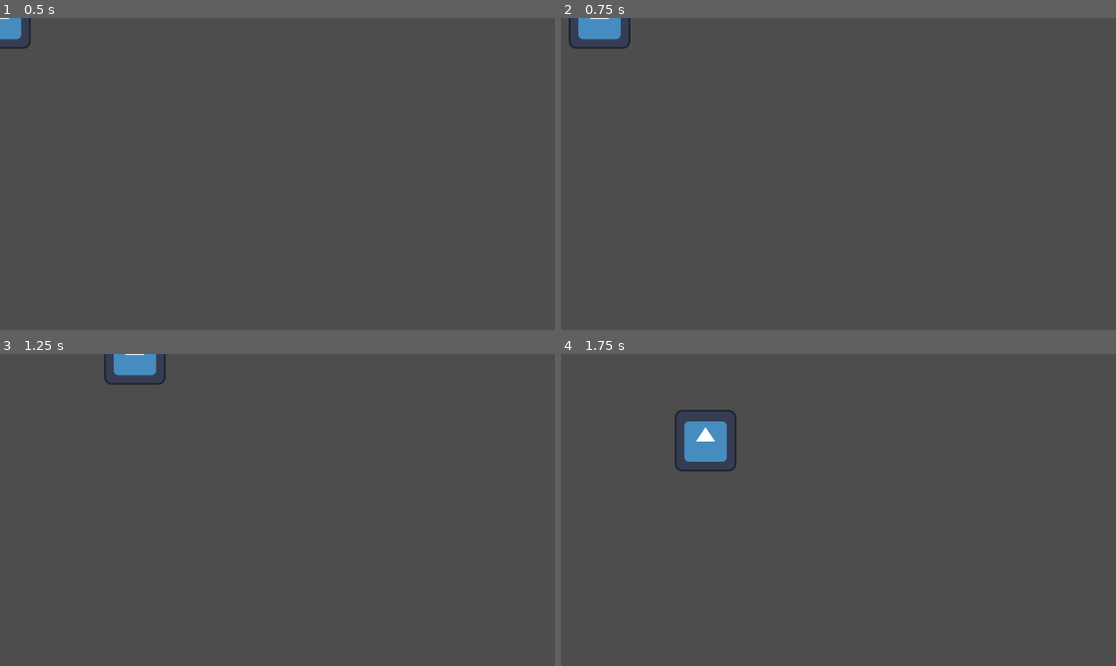
Above: before the commit, frames 1-4 (two rows, left to right).
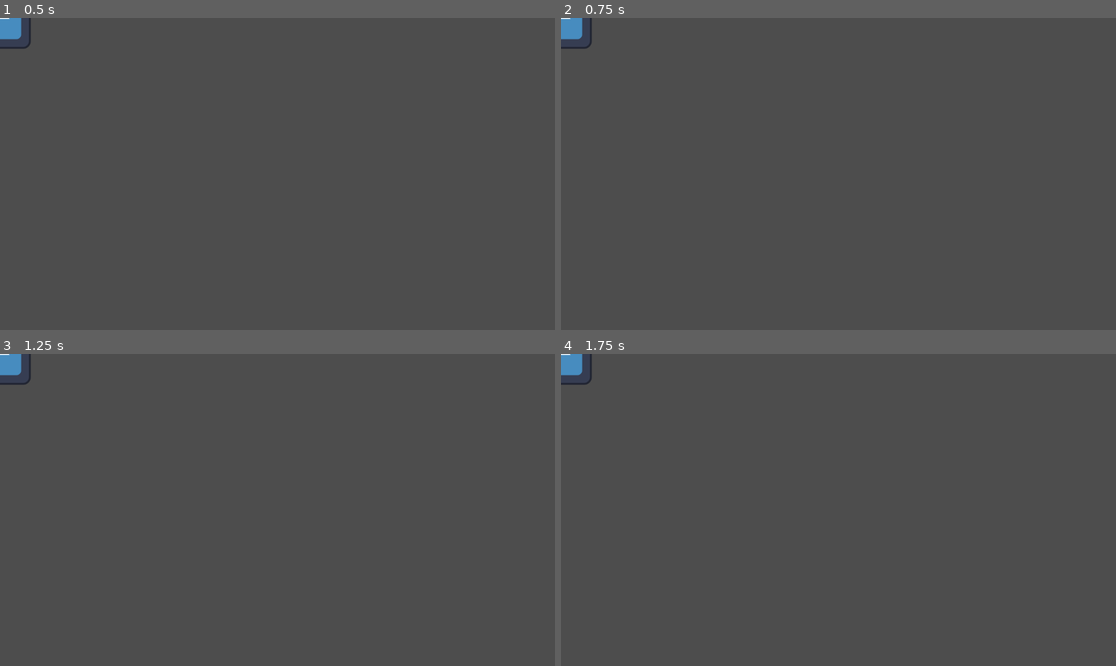
Above: after the commit, the same moments.

Repository: HanaAhmedMahmoud/Code-Blue
Game: Godot game, scene res://Scenes/PlayerScene.tscn
The game is run twice, just before and just after one commit, with the same random seed, the same clock (stepped at 60 frames per second) and the same inputs. The engine's default icon, where the game draws it, is replaced by a stand-in: a white triangle on a blue panel in a dark square.
Inputs:
- Up to frame 1 (0.5 s): no input
- Up to frame 2 (0.75 s): tap Enter at 0.5 s; hold D (right) from 0.53 s (still down)
- Up to frame 3 (1.25 s): keep holding D (right)
- Up to frame 4 (1.75 s): release D (right) at 1.28 s; hold S (down) from 1.28 s (still down)

Frame 1 is identical in both runs. In frame 2, 0.8% of the frame differs, in the area x 0-13%, y 0-10%; in frame 3, 1.0%; in frame 4, 1.6%, in the area x 0-32%, y 0-38%.

Commit message:
Angel - Change player node to CharacterBody2D

Diff:
--- a/Scenes/PlayerScene.tscn
+++ b/Scenes/PlayerScene.tscn
@@ -15,14 +15,14 @@
 }]
 
 [sub_resource type="RectangleShape2D" id="RectangleShape2D_hb2a6"]
-size = Vector2(122, 119)
+size = Vector2(119, 119)
 
-[node name="Area2D" type="Area2D"]
+[node name="Player" type="CharacterBody2D"]
 script = ExtResource("2_uxfj7")
 
 [node name="AnimatedSprite2D" type="AnimatedSprite2D" parent="."]
 sprite_frames = SubResource("SpriteFrames_cfhus")
 
 [node name="CollisionShape2D" type="CollisionShape2D" parent="."]
-position = Vector2(-1, -0.5)
+position = Vector2(0.5, -0.5)
 shape = SubResource("RectangleShape2D_hb2a6")
--- a/Scripts/Player.gd
+++ b/Scripts/Player.gd
@@ -23,9 +23,9 @@
 
 	if velocity.length() > 0:
 		velocity = velocity.normalized() * speed
-		$AnimatedSprite2D.play()
-	else:
-		$AnimatedSprite2D.stop()
+		#$AnimatedSprite2D.play()
+	#else:
+		#$AnimatedSprite2D.stop()
 
 	position += velocity * delta
 	position = position.clamp(Vector2.ZERO, screen_size)
Not shown, added: Sound/Combat_v0.mp3.import
Not shown, added: Sound/MainTheme_v0.mp3.import
